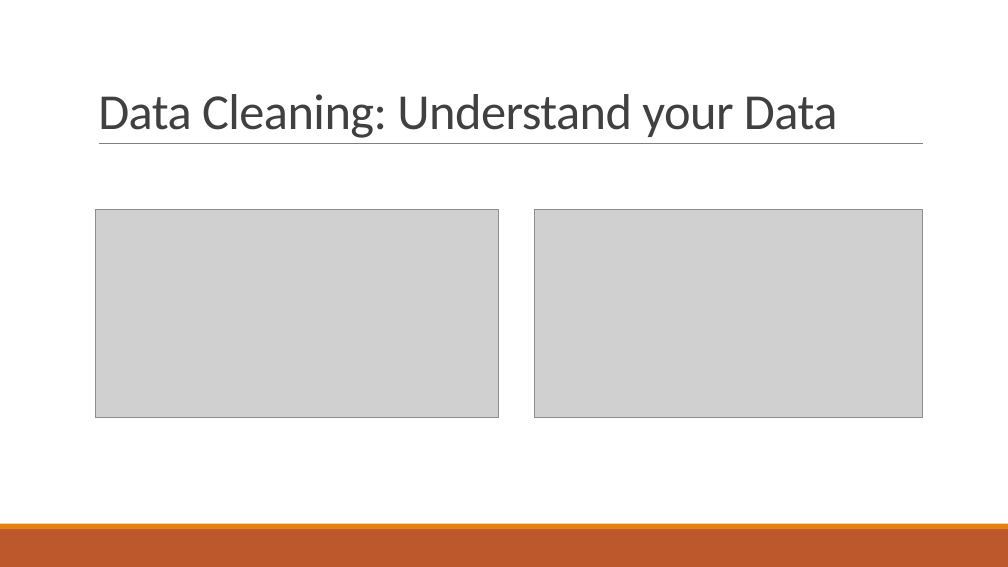
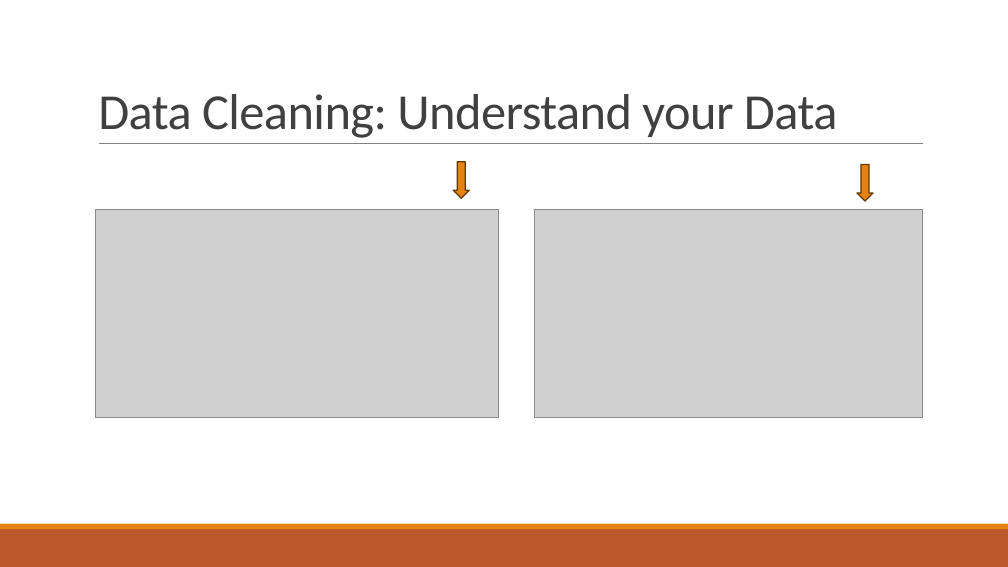
Before and after one commit to DKogge/airport, a slide deck: slide 5 of Airline_OnTime_performance_Stats.pptx. Drawn at 1008x567 pixels with LibreOffice and Linux fonts; fonts in the diff are those of the drawing; grey boxes stand for pictures. Boxes give left, top, right and bottom in pixels: in the first picture for what was removed or moved away, otherwise in the second. Text is boxed around its words. In the diff, an @@ line names an element or a change of style, - is before the commit and + after.

```diff
--- a/Airline_OnTime_performance_Stats.pptx
+++ b/Airline_OnTime_performance_Stats.pptx
@@ down arrow added at (454, 162, 470, 198), fill #E48312, outline #643908 1.25 pt @@
@@ down arrow added at (858, 165, 873, 201), fill #E48312, outline #643908 1.25 pt @@
```
Also in this commit, not shown: 1 other slide changed, 1 other file.
